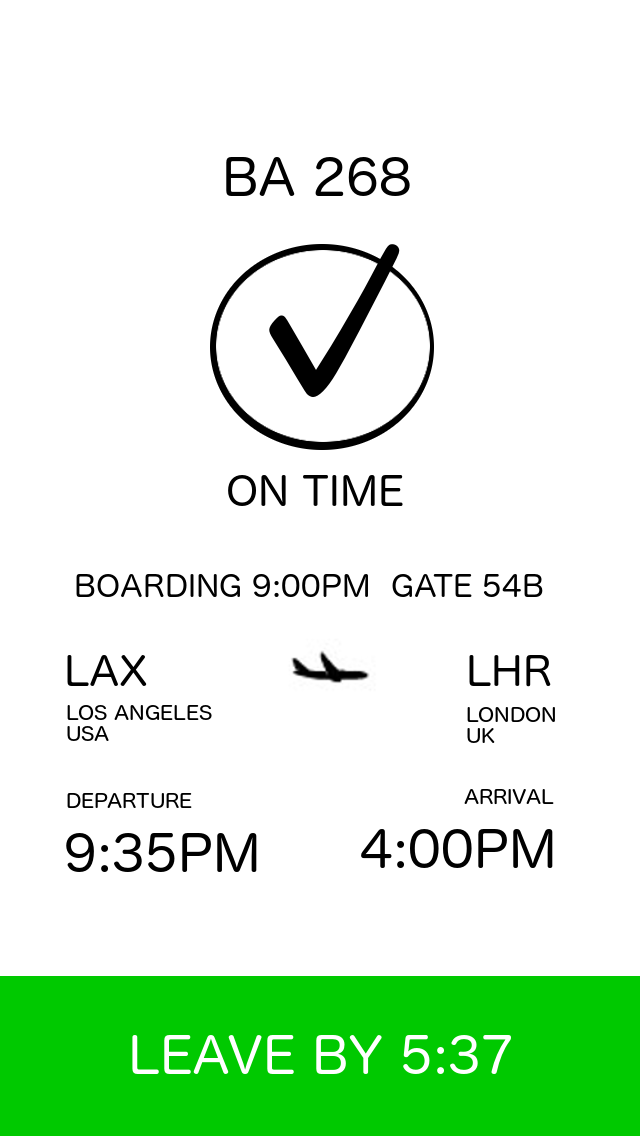
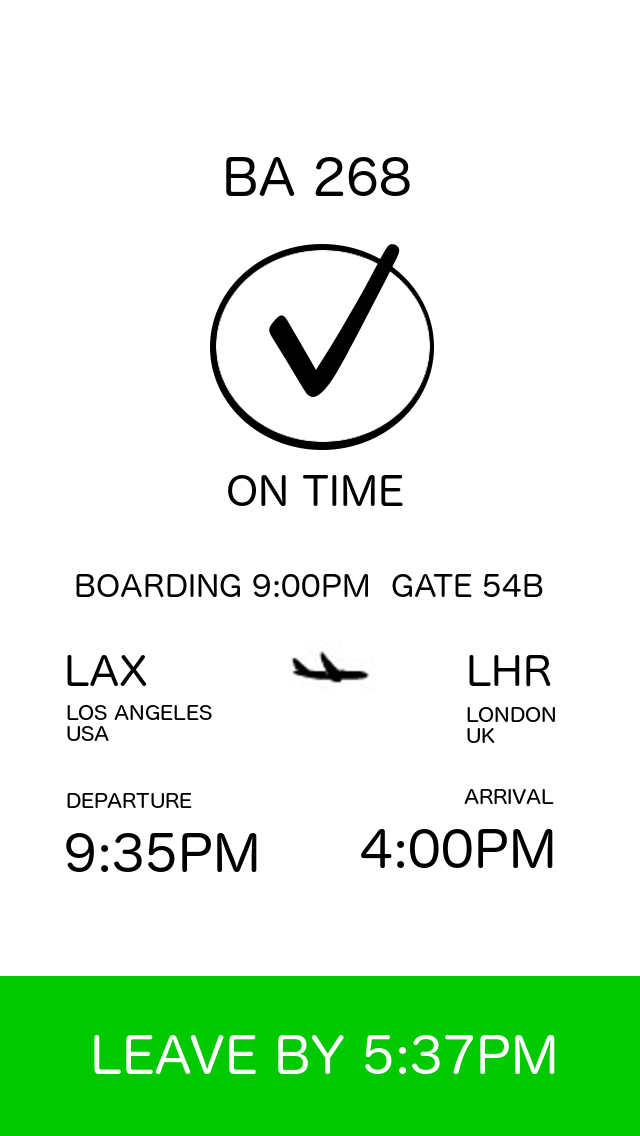
Before/after of a 640×1136 layered artwork. What changed in the layer stack:
renamed "LEAVE BY 5:37" to "LEAVE BY 5:37PM", painted on it over [94, 1035, 555, 1074]
